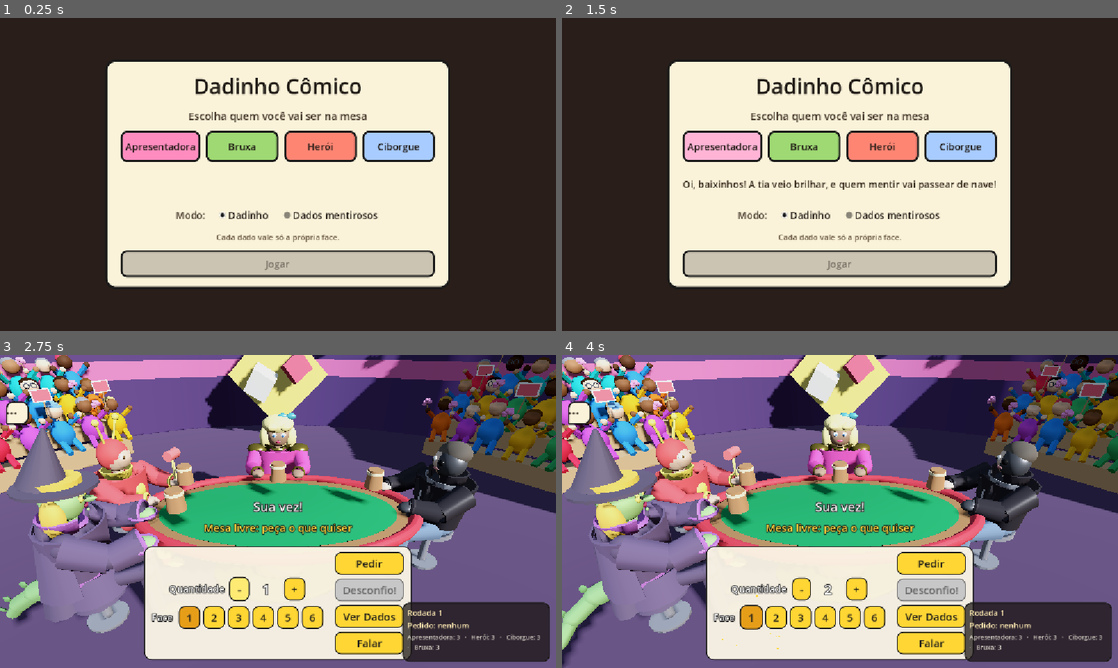
Above: before the commit, frames 1-4 (two rows, left to right).
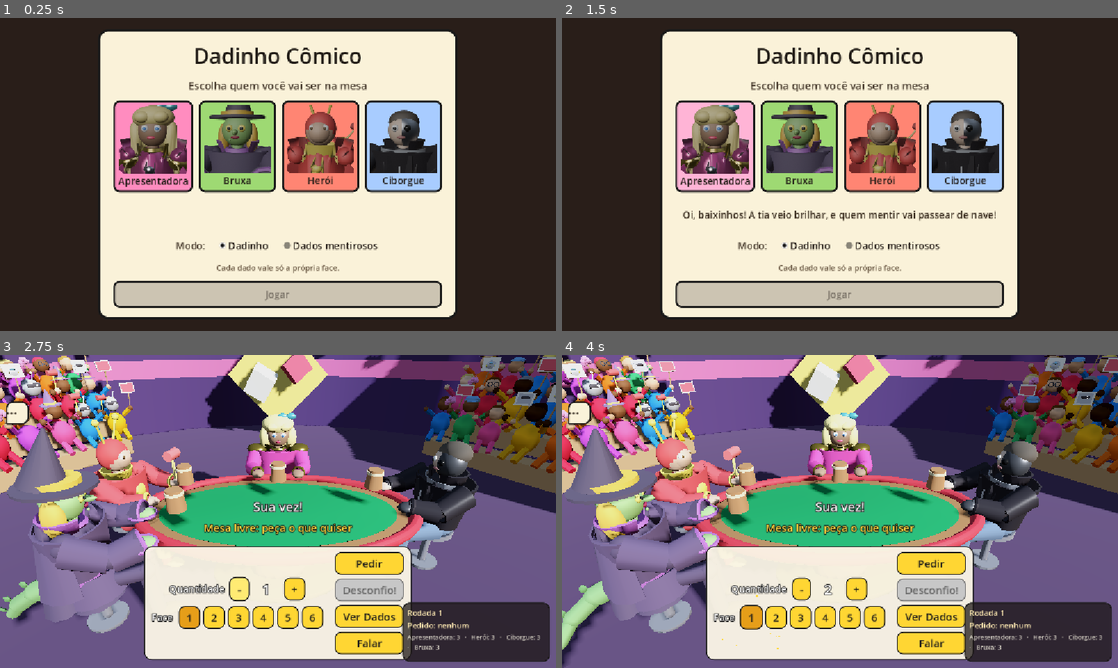
Above: after the commit, the same moments.

Repository: thiegoabcsampaio/DadinhoComico
Game: Godot game, scene res://Scenes/Menu.tscn
Two runs of this game, one before a commit and one after it. Both use one fixed random seed, a clock stepped at 60 frames per second and the inputs below.
Inputs:
- Up to frame 1 (0.25 s): no input
- Up to frame 2 (1.5 s): click "Apresentadora" at 0.5 s; click "Jogar" at 1.25 s
- Up to frame 3 (2.75 s): click "-" at 2 s
- Up to frame 4 (4 s): click "+" at 2.75 s; click "1" at 3.5 s

The runs differ from the first frame. In frame 1, 38% of the frame differs, in the area x 18-82%, y 4-96%; in frame 2, 38%; in frame 3, 9.8%; in frame 4, 9.8%.

Commit message:
feat: rodada 4 bloco A - retratos, adereços da plateia, robo, vassoura e textos
A1 Retratos 256x256 com fundo transparente dos 4 personagens, renderizados
no Blender (Workbench) e ja usados nos cartoes do menu (C1). Foi preciso
sincronizar material.diffuse_color com o Principled BSDF: o Workbench pinta
pela cor de viewport e os retratos saiam cinza.

A2 Adereços novos no Espectador.glb: martelo do Heroi, plaquinha com o rosto
do robo, plaquinha com o disco voador e chapeu de bruxa.
A3 Acc_CabecaRobo: alguns espectadores agora sao robos.
A4 Vassoura.glb para o final da Bruxa.
A5 Falas de vitoria e derrota por personagem, incluindo o "Game Over. Eu
terminei com voce." do Ciborgue.

C3 PlateiaController passou a sortear dois adereços por espectador (um na
mao, um na cabeca) em vez de um so, entao a arquibancada tem martelos,
plaquinhas, chapeus e robos misturados.

Falta da rodada 4: C2 (finais com confete e o numero de cada personagem).

Co-Authored-By: Claude Opus 5 <noreply@anthropic.com>
Claude-Session: https://claude.ai/code/session_01KrJF875Dizs3zvuj1SFffF

Diff:
--- a/Scripts/Menu.gd
+++ b/Scripts/Menu.gd
@@ -15,6 +15,8 @@
 const FADE := 0.5
 ## Ordem de exibição; as chaves são nós em Scenes/NPCs/ e Main.PERFIS.
 const PERSONAGENS := ["Apresentadora", "Bruxa", "Heroi", "Ciborgue"]
+## Retrato de cada personagem, renderizado no Blender.
+const RETRATOS := "res://Assets/UI/Retratos/%s.png"
 ## Cor do cartão de cada personagem (as mesmas do log em Main.CORES).
 const COR_CARTAO := {
 	"Apresentadora": Color(1.0, 0.55, 0.75),
@@ -46,7 +48,15 @@
 		var botao := Button.new()
 		botao.text = DialogueLoader.get_text(nome.to_lower(), "nome")
 		botao.toggle_mode = true
-		botao.custom_minimum_size = Vector2(150.0, 64.0)
+		botao.custom_minimum_size = Vector2(160.0, 190.0)
+		# Retrato renderizado no Blender (Assets/UI/Retratos), acima do nome.
+		var retrato := RETRATOS % nome
+		if ResourceLoader.exists(retrato):
+			botao.icon = load(retrato)
+			botao.expand_icon = true
+			botao.vertical_icon_alignment = VERTICAL_ALIGNMENT_TOP
+			botao.icon_alignment = HORIZONTAL_ALIGNMENT_CENTER
+			botao.add_theme_constant_override("h_separation", 0)
 		_estilizar(botao, COR_CARTAO.get(nome, Color(1.0, 0.84, 0.2)))
 		botao.pressed.connect(_escolher.bind(nome, botao))
 		_lista.add_child(botao)
--- a/Scripts/PlateiaController.gd
+++ b/Scripts/PlateiaController.gd
@@ -25,13 +25,19 @@
 const MAT_ROUPA := "Esp_Roupa"
 const MAT_CABELO := "Esp_Cabelo"
 
-## Acessórios (nós dentro do Skeleton3D) e a animação que combina com cada um.
-const ACESSORIOS := {
+## O que o espectador segura, e a animação de festa que combina com aquilo.
+const ADERECOS_MAO := {
 	"Acc_Plaquinha": "LevantarPlaquinha",
+	"Acc_PlacaRobo": "LevantarPlaquinha",
+	"Acc_PlacaOvni": "LevantarPlaquinha",
+	"Acc_Martelo": "LevantarPlaquinha",
 	"Acc_Frufru": "AgitarFrufru",
-	"Acc_Oculos": "",
-	"Acc_Bone": "",
 }
+## O que o espectador usa na cabeça. Cada um pode ter os dois, um, ou nenhum.
+const ADERECOS_CABECA := ["Acc_Oculos", "Acc_Bone", "Acc_ChapeuBruxa", "Acc_CabecaRobo"]
+## Chance de sortear cada tipo de adereço.
+const CHANCE_MAO := 0.8
+const CHANCE_CABECA := 0.55
 
 ## Tons de pele, do mais claro ao mais escuro. A plateia é diversa.
 const PELES: Array[Color] = [
@@ -151,13 +157,21 @@
 				corpo.set_surface_override_material(i, proprio)
 				break
 
-	# Um acessório por espectador, ou nenhum (a plateia não é uniforme).
-	var nomes := ACESSORIOS.keys()
-	var escolhido: String = nomes[_rng.randi() % nomes.size()] if _rng.randf() < 0.75 else ""
-	for nome in nomes:
+	# Um adereço na mão e um na cabeça, sorteados à parte: assim aparecem
+	# martelos do Herói ao lado de plaquinhas do robô e chapéus de bruxa,
+	# e a plateia não fica uniforme. Alguns têm cabeça de robô, coitado do
+	# Ciborgue, que não tinha ninguém parecido com ele na arquibancada.
+	var mao: String = ""
+	if _rng.randf() < CHANCE_MAO:
+		var maos := ADERECOS_MAO.keys()
+		mao = maos[_rng.randi() % maos.size()]
+	var cabeca: String = ""
+	if _rng.randf() < CHANCE_CABECA:
+		cabeca = ADERECOS_CABECA[_rng.randi() % ADERECOS_CABECA.size()]
+	for nome in ADERECOS_MAO.keys() + ADERECOS_CABECA:
 		var acessorio := espectador.find_child(nome, true, false) as MeshInstance3D
 		if acessorio != null:
-			acessorio.visible = nome == escolhido
+			acessorio.visible = nome == mao or nome == cabeca
 
 	var player := espectador.find_child("AnimationPlayer", true, false) as AnimationPlayer
 	if player == null:
@@ -166,8 +180,8 @@
 		player.get_animation(nome).loop_mode = Animation.LOOP_LINEAR
 	_espectadores.append({
 		"player": player,
-		# Animação de festa que combina com o acessório deste espectador.
-		"festa": ACESSORIOS.get(escolhido, ""),
+		# Animação de festa que combina com o que ele tem na mão.
+		"festa": ADERECOS_MAO.get(mao, ""),
 	})
 	_tocar(_espectadores[-1], "Idle")
 
--- a/dialogues.json
+++ b/dialogues.json
@@ -57,6 +57,14 @@
 			"Bota na musica, baixinho, porque o show é meu!",
 			"A tia ouviu, a tia anotou, a tia vai ganhar."
 		],
+		"vitoria": [
+			"A tia venceu, baixinhos! Joga confete que hoje o brilho é meu!",
+			"Ganhei, ganhei! Quem é a rainha dos baixinhos? Sou eu!"
+		],
+		"derrota": [
+			"Parabéns, baixinho! A tia perde, mas perde brilhando.",
+			"Ah, não! Bom, pelo menos o cabelo continua perfeito."
+		],
 		"apostas": [
 			"Baixinhos, eu peço {aposta}! Quem acredita levanta a mão!",
 			"Olha só: {aposta}! Eu sinto que a sorte tá do meu lado hoje!",
@@ -99,6 +107,14 @@
 			"Provoca a bruxa, viu? Vou te virar em sapo no fim da rodada!",
 			"Ri agora, chora depois. Rima pronta, dado na mesa."
 		],
+		"vitoria": [
+			"Ganhei, sô! Vou buscar a vassoura e sumir no céu, que aqui já deu!",
+			"Rima final pra ocê: quem duvida da bruxa, aprende a perder!"
+		],
+		"derrota": [
+			"Ocê ganhou, danado! Mas a bruxa volta na próxima lua.",
+			"Perdi, sô... vou embora na vassoura, resmungando."
+		],
 		"apostas": [
 			"Ocê vai ver, meu bem: peço {aposta}, e eu num minto pra ninguém!",
 			"Bebi minha poção e digo com precisão: {aposta}!",
@@ -141,6 +157,14 @@
 			"Foi sem querer querendo, mas vou vencer mesmo assim!",
 			"Isso é uma provocação? Meus dados riem por ultimo!"
 		],
+		"vitoria": [
+			"Não contavam com a minha astúcia! Nem eu, pra ser sincero!",
+			"Venci! Alguém me belisca... ai! Tá, é real mesmo."
+		],
+		"derrota": [
+			"Sigam-me os bons! Ah, não... hoje os bons foram embora.",
+			"Perdi por pouco! Por muito pouco. Tá, por muito."
+		],
 		"apostas": [
 			"{aposta}! Não contavam com a minha aritmética!",
 			"Como diz o ditado: quem pede cedo, dado ajuda. {aposta}!",
@@ -182,6 +206,14 @@
 			"Provocação registrada. Irrelevante.",
 			"Humor detectado. Processando... não achei graça.",
 			"Eu voltarei. Com mais dados que você."
+		],
+		"vitoria": [
+			"Game Over. Eu terminei com você.",
+			"Missão cumprida. Você foi... desativado do jogo."
+		],
+		"derrota": [
+			"Derrota registrada. Iniciando... reinicialização.",
+			"Você venceu. Guardei seu rosto na memória permanente."
 		],
 		"apostas": [
 			"Probabilidade calculada. {aposta}.",
--- a/tools/Screenshot.gd
+++ b/tools/Screenshot.gd
@@ -85,6 +85,11 @@
 			if modo == "rosto_olhar":
 				for id in main._controladores:
 					main._controladores[id].olhar_para(main.camera, 6.0)
+		"plateia":
+			# Close na arquibancada da esquerda, para conferir os adereços.
+			main.camera.position = Vector3(-2.6, 1.7, -0.4)
+			main.camera.look_at(Vector3(-4.2, 1.0, -2.6), Vector3.UP)
+			main.hud.visible = false
 		"fps":
 			# Custo real da cena: sem sincronia vertical, mede o pior quadro.
 			DisplayServer.window_set_vsync_mode(DisplayServer.VSYNC_DISABLED)
Binary file changed: Assets/Models/Espectador.glb
Binary file added: Assets/Models/Vassoura.glb
Not shown, added: Assets/Models/Vassoura.glb.import
Binary file added: Assets/UI/Retratos/Apresentadora.png
Not shown, added: Assets/UI/Retratos/Apresentadora.png.import
Binary file added: Assets/UI/Retratos/Bruxa.png
Not shown, added: Assets/UI/Retratos/Bruxa.png.import
Binary file added: Assets/UI/Retratos/Ciborgue.png
Not shown, added: Assets/UI/Retratos/Ciborgue.png.import
Binary file added: Assets/UI/Retratos/Heroi.png
Not shown, added: Assets/UI/Retratos/Heroi.png.import
Not shown, changed: Assets/Source/Personagens.blend
(and 1 more such lines)
